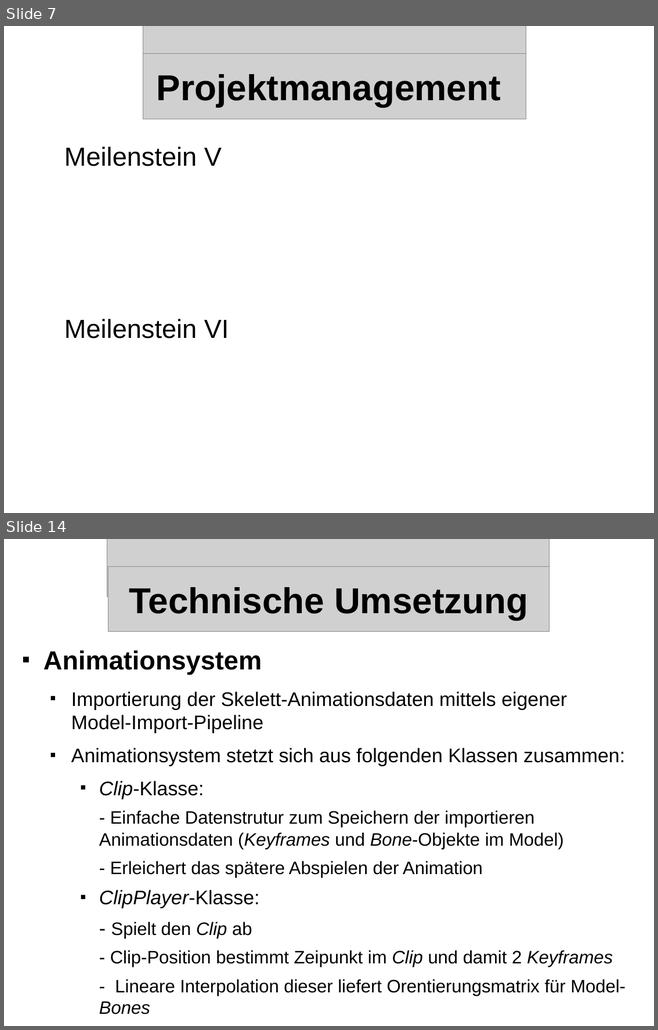
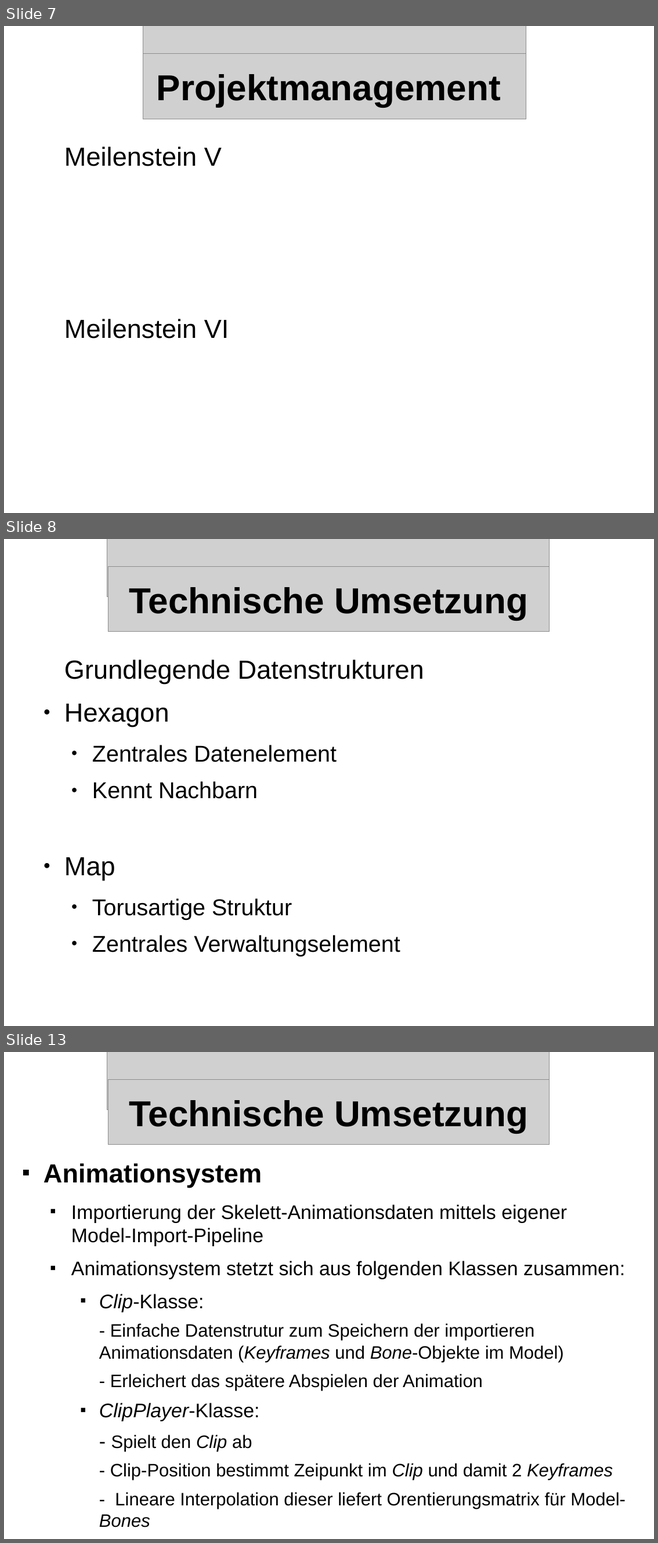
Before and after one commit to streber91/3D-Game-Project, a slide deck: Documents/Präsentationen/Underlord Abschlusspräsentation.odp. Shown one above the other, each under a label of ours: slides 7 and 14 before the commit, slides 7, 8 and 13 after it; the slides between them are not shown. The pictures are 658x1030 and 658x1543 pixels, drawn with LibreOffice and Linux fonts; fonts in the diff are those of the drawing; grey boxes stand for pictures; background and template pictures are left out. Boxes give left, top, right and bottom in pixels: in the first picture for what was removed or moved away, otherwise in the second. Text is boxed around its words. In the diff, an @@ line names an element or a change of style, - is before the commit and + after.

```diff
--- a/Documents/Präsentationen/Underlord Abschlusspräsentation.odp
+++ b/Documents/Präsentationen/Underlord Abschlusspräsentation.odp
@@ slide 8 added at (4,539,654,1026), background picture (left out) @@
@@ picture added at (107,539,549,597) @@
@@ picture added at (108,567,549,632) @@
@@ title added at (129,587,528,620), 44 pt, text #000000, bold @@
+Technische Umsetzung
@@ text added at (64,660,424,957), 28 pt, text #000000 @@
+Grundlegende Datenstrukturen
+● Hexagon
+  ● Zentrales Datenelement
+  ● Kennt Nachbarn
+● Map
+  ● Torusartige Struktur
+  ● Zentrales Verwaltungselement
@@ what was slide 14 is now slide 13 @@
```
Also in this commit, not shown: 4 other slides added, 6 slides removed, 1 other file.
